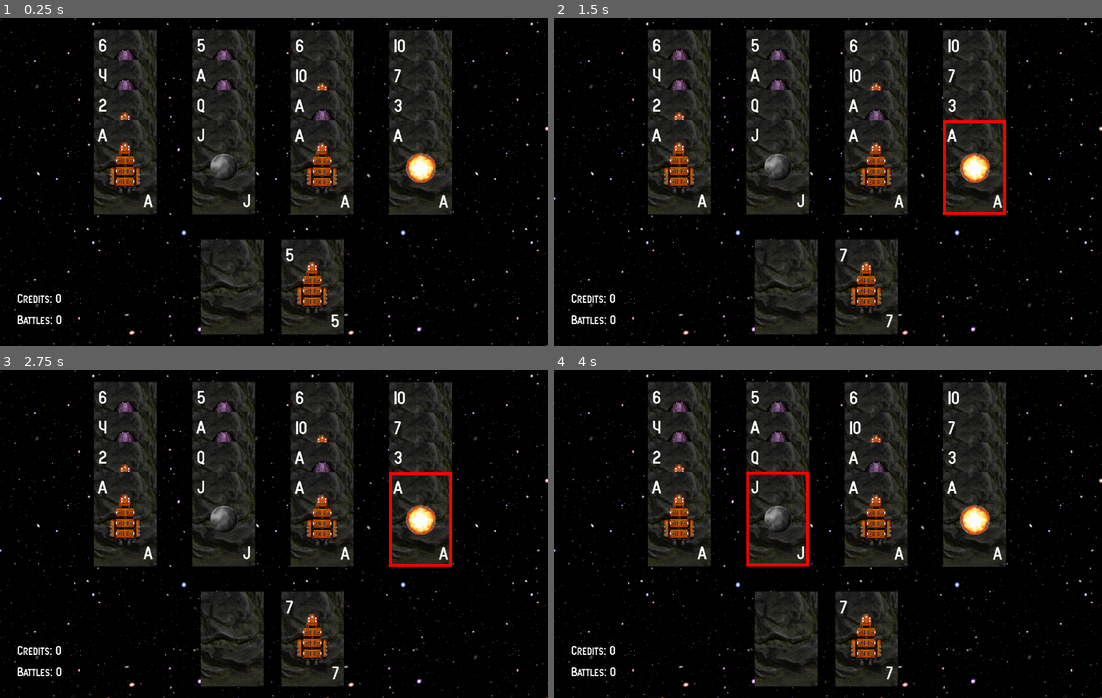
Above: before the commit, frames 1-4 (two rows, left to right).
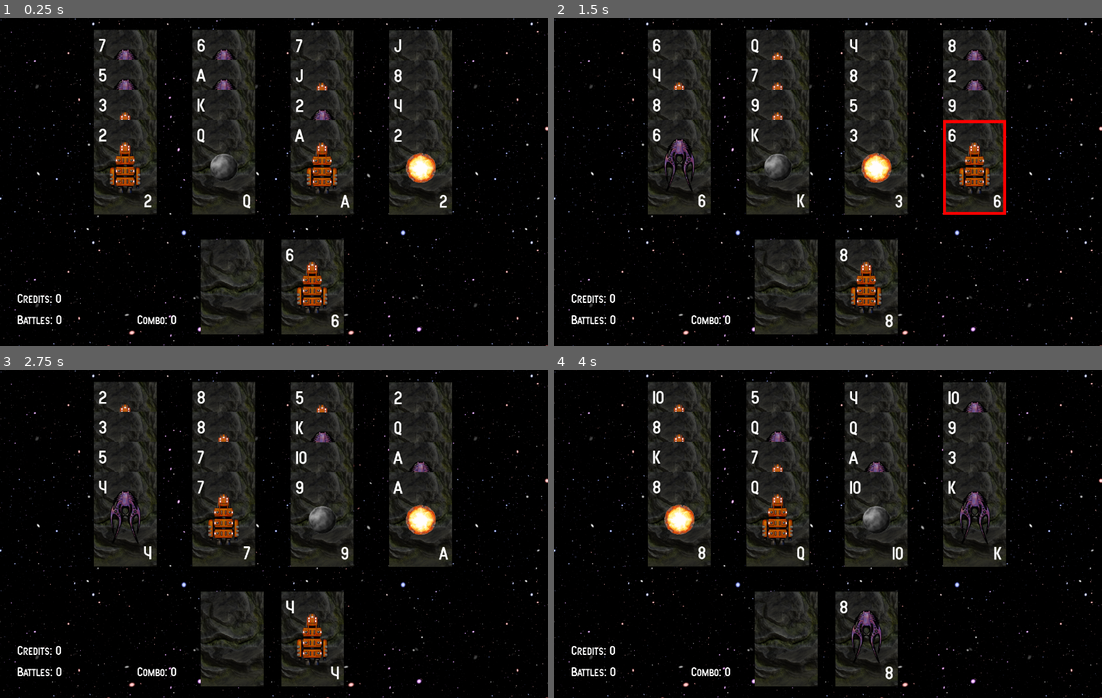
Above: after the commit, the same moments.

Repository: imekon/the-sun-and-the-moon
Game: Godot game, scene res://scenes/Main.tscn
Two runs of this game, one before a commit and one after it. Both use one fixed random seed, a clock stepped at 60 frames per second and the inputs below.
Inputs (mouse positions are in pixels of both pictures, inside the frame that each line leads up to):
- Up to frame 1 (0.25 s): no input
- Up to frame 2 (1.5 s): tap Enter at 0.5 s; move the mouse to (784, 286) at 0.52 s; click (784, 286) at 0.67 s; tap R (restart, bound only after the commit) at 1.25 s; move the mouse to (975, 168) at 1.27 s; click (975, 168) at 1.42 s
- Up to frame 3 (2.75 s): tap R (restart, bound only after the commit) at 2 s; move the mouse to (421, 491) at 2.02 s; click (421, 491) at 2.17 s
- Up to frame 4 (4 s): tap R (restart, bound only after the commit) at 2.75, 3.5 s; move the mouse to (975, 429) at 2.77 s; click (975, 429) at 2.92 s; move the mouse to (778, 488) at 3.52 s; click (778, 488) at 3.67 s

The runs differ from the first frame. In frame 1, 0.8% of the frame differs, in the area x 17-82%, y 6-94%; in frame 2, 3.3%; in frame 3, 3.8%; in frame 4, 4.7%, in the area x 17-82%, y 6-95%.
Error in both runs: Invalid get index 'UNKNOWN' (on base: 'Node (Globals.gd)'). (res://scripts/Card.gd:9)

Commit message:
getting better
must be golden sunday where it all starts working

Diff:
--- a/project.godot
+++ b/project.godot
@@ -30,6 +30,14 @@
 window/size/width=1280
 window/size/height=768
 
+[input]
+
+restart={
+"deadzone": 0.5,
+"events": [ Object(InputEventKey,"resource_local_to_scene":false,"resource_name":"","device":0,"alt":false,"shift":false,"control":false,"meta":false,"command":false,"pressed":false,"scancode":82,"unicode":0,"echo":false,"script":null)
+ ]
+}
+
 [rendering]
 
 quality/2d/use_pixel_snap=true
--- a/scenes/Main.tscn
+++ b/scenes/Main.tscn
@@ -102,3 +102,24 @@
 percent_visible = 1.0
 lines_skipped = 0
 max_lines_visible = -1
+
+[node name="ComboLabel" type="Label" parent="."]
+anchor_left = 0.0
+anchor_top = 0.0
+anchor_right = 0.0
+anchor_bottom = 0.0
+margin_left = 320.0
+margin_top = 690.0
+margin_right = 426.0
+margin_bottom = 723.0
+rect_pivot_offset = Vector2( 0, 0 )
+rect_clip_content = false
+mouse_filter = 2
+mouse_default_cursor_shape = 0
+size_flags_horizontal = 1
+size_flags_vertical = 4
+custom_fonts/font = SubResource( 1 )
+text = "Combo: 0"
+percent_visible = 1.0
+lines_skipped = 0
+max_lines_visible = -1
--- a/scripts/Main.gd
+++ b/scripts/Main.gd
@@ -14,6 +14,7 @@
 
 onready var creditsLabel = $CreditsLabel
 onready var battlesLabel = $BattlesLabel
+onready var comboLabel = $ComboLabel
 
 onready var SunCard = load("res://scenes/SunCard.tscn")
 onready var MoonCard = load("res://scenes/MoonCard.tscn")
@@ -31,6 +32,7 @@
 
 var credits = 0
 var battles = 0
+var combo = 0
 
 func _ready():
 	randomize()
@@ -47,8 +49,12 @@
 	display_card()
 
 func _process(delta):
+	if Input.is_action_pressed("restart"):
+		get_tree().reload_current_scene()
+
 	creditsLabel.text = "Credits: " + str(credits)
 	battlesLabel.text = "Battles: " + str(battles)
+	comboLabel.text = "Combo: " + str(combo)
 
 	if Globals.selected_card != null:
 		selection.position = Globals.selected_card.position
@@ -58,14 +64,12 @@
 func _unhandled_input(event):
 	if event is InputEventMouseButton and event.button_index == BUTTON_LEFT and !event.is_pressed():
 		process_selection()
-	else:
-		reset_selection()
 
 func create_pack():
 	pack = []
 	for suit in range(4):
 		for number in range(13):
-			var card = create_card(suit, number, Vector2(-200, -200))
+			var card = create_card(suit, number + 1, Vector2(-200, -200))
 			pack.append(card)
 
 	pack.shuffle()
@@ -139,22 +143,43 @@
 	active.position = active_pile.position
 
 func process_selection():
+	print("process selection")
+
 	if active == null:
+		reset_selection()
 		return
 
 	var selected = Globals.selected_card
 
 	if selected == null:
+		reset_selection()
 		return
+
+	print("active: %d selected: %d" % [active.card_number, selected.card_number])
 
 	if active.card_number - selected.card_number == 1:
 		process_match()
+		return
 
 	if selected.card_number - active.card_number == 1:
 		process_match()
+		return
+
+	if selected.card_number == 1 and active.card_number == 13:
+		process_match()
+		return
+
+	if selected.card_number == 13 and active.card_number == 1:
+		process_match()
+		return
+
+	reset_selection()
 
 func reset_selection():
+	print("reset selection")
 	Globals.clear_selected()
+
+	combo = 0
 
 func process_match():
 	Globals.selected_card.position = active.position
@@ -164,6 +189,8 @@
 	credits += active.card_credits
 	Globals.clear_selected()
 
+	combo += 1
+
 func on_discard_click():
 	if !pack.empty():
 		display_card()
